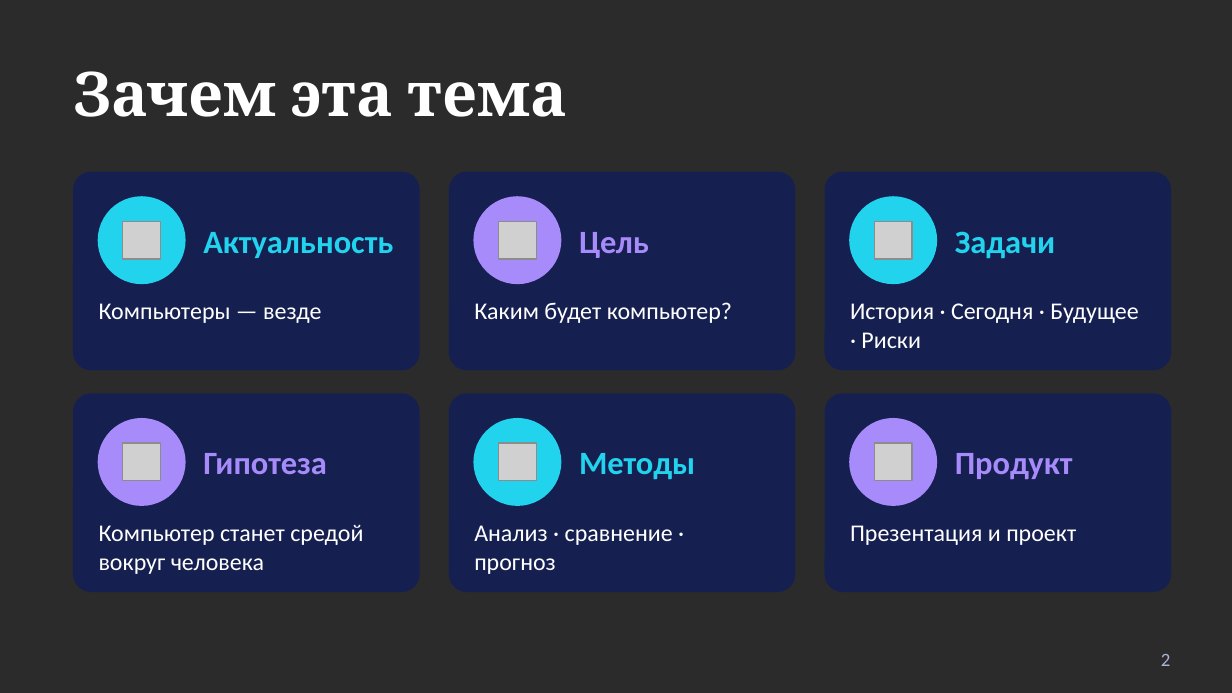
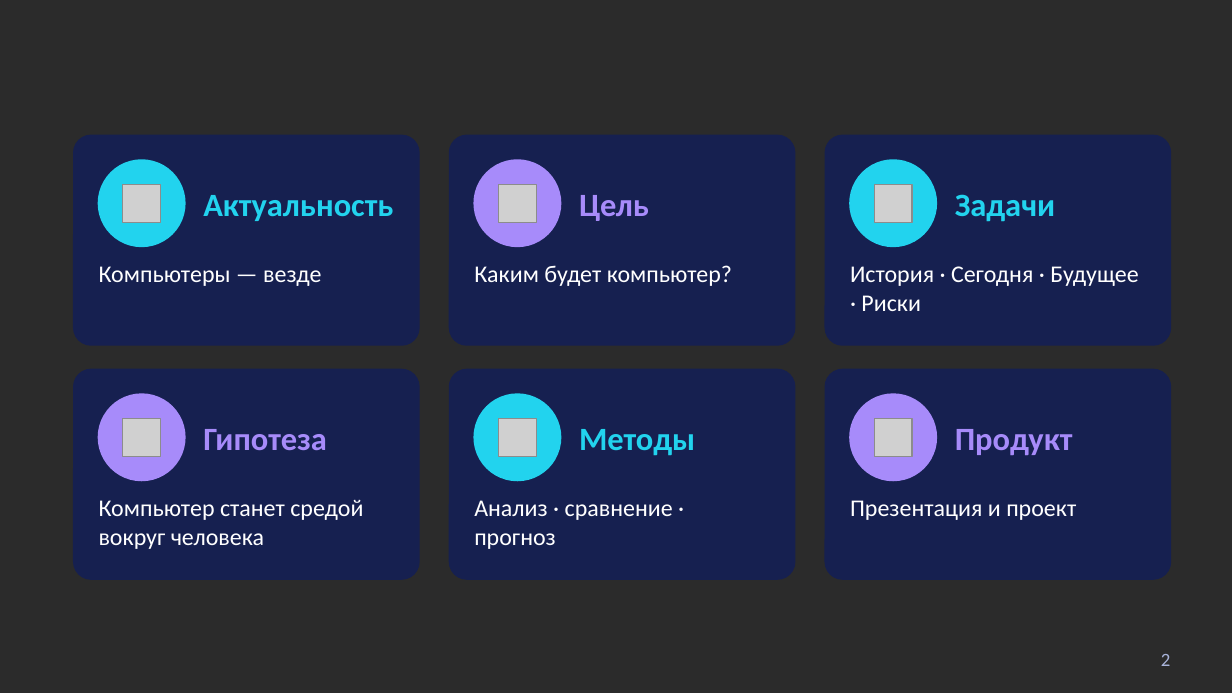
Before and after one commit to khmh132-ship-it/event-mods, a slide deck: slide 2 of Готово/Презентация.pptx. Drawn at 1232x693 pixels with LibreOffice and Linux fonts; fonts in the diff are those of the drawing; grey boxes stand for pictures; background and template pictures are left out; a plain dark background stands for a picture behind light text. Boxes give left, top, right and bottom in pixels: in the first picture for what was removed or moved away, otherwise in the second. Text is boxed around its words. In the diff, an @@ line names an element or a change of style, - is before the commit and + after.

```diff
--- a/Готово/Презентация.pptx
+++ b/Готово/Презентация.pptx
@@ text removed at (x1=74, y1=71, x2=567, y2=117) @@
-Зачем эта тема
@@ rounded rectangle resized from (x1=74, y1=172, x2=419, y2=370) to (x1=74, y1=136, x2=419, y2=345) @@
@@ rounded rectangle resized from (x1=450, y1=172, x2=795, y2=370) to (x1=450, y1=136, x2=795, y2=345) @@
@@ proportions changed in 6 elements at (x1=74, y1=370, x2=419, y2=579), (x1=450, y1=370, x2=795, y2=579), (x1=825, y1=370, x2=1170, y2=579), (x1=74, y1=136, x2=419, y2=345), (x1=450, y1=136, x2=795, y2=345), (x1=825, y1=136, x2=1170, y2=345) @@
@@ rounded rectangle resized from (x1=825, y1=172, x2=1170, y2=370) to (x1=825, y1=136, x2=1170, y2=345) @@
@@ 6 texts, 3 pictures, 3 ellipses moved together from (x1=99, y1=197, x2=1138, y2=348) to (x1=99, y1=160, x2=1138, y2=311) @@
@@ rounded rectangle resized from (x1=74, y1=394, x2=419, y2=591) to (x1=74, y1=370, x2=419, y2=579) @@
@@ rounded rectangle resized from (x1=450, y1=394, x2=795, y2=591) to (x1=450, y1=370, x2=795, y2=579) @@
@@ rounded rectangle resized from (x1=825, y1=394, x2=1170, y2=591) to (x1=825, y1=370, x2=1170, y2=579) @@
@@ 6 texts, 3 pictures, 3 ellipses moved together from (x1=99, y1=419, x2=1076, y2=574) to (x1=99, y1=394, x2=1076, y2=549) @@
```
Also in this commit, not shown: 5 other slides changed, 2 slides added, 1 other file.
